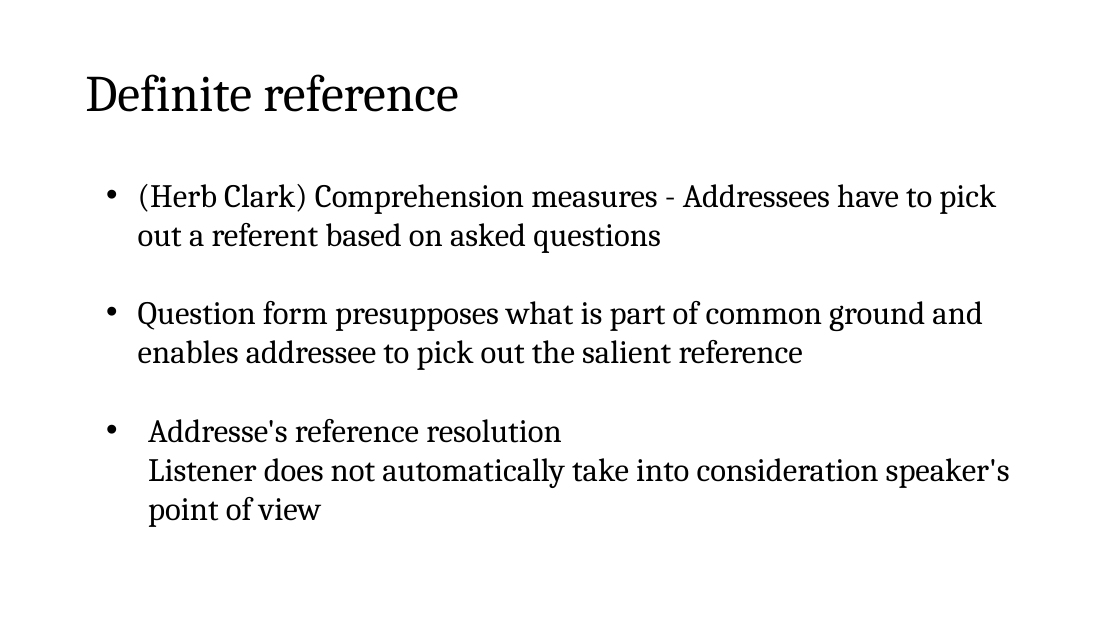
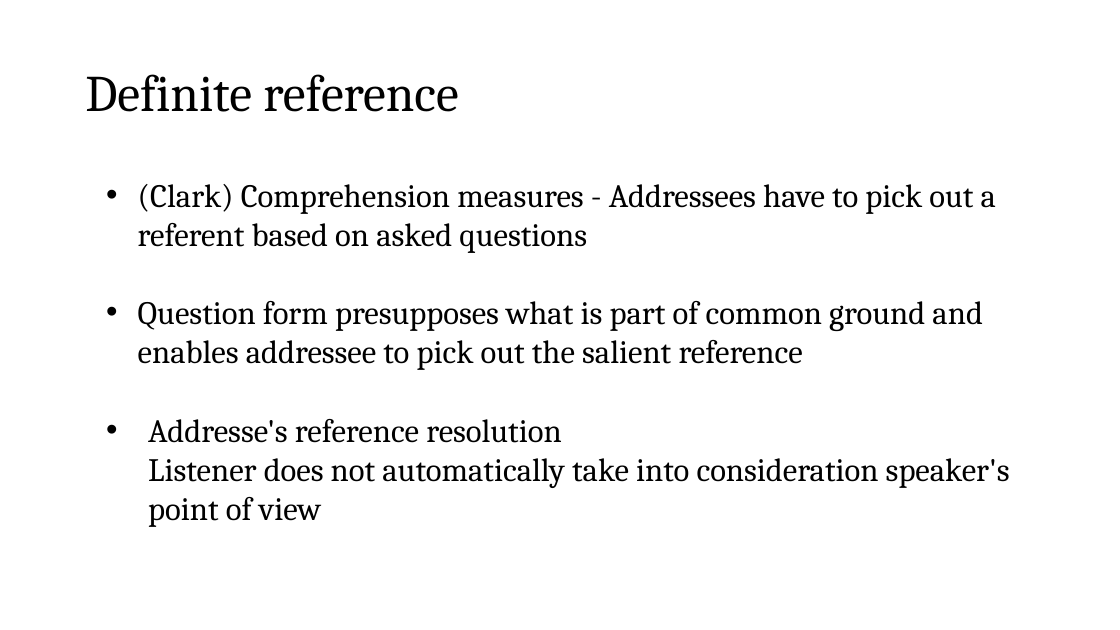
Before and after one commit to vini-macuch-silva/intro-to-psycholinguistics, a slide deck: slide 19 of materials/S02/Slides-S02.pptx (slide 17 before the commit). Drawn at 1120x630 pixels with LibreOffice and Linux fonts; fonts in the diff are those of the drawing. Boxes give left, top, right and bottom in pixels: in the first picture for what was removed or moved away, otherwise in the second. Text is boxed around its words. In the diff, an @@ line names an element or a change of style, - is before the commit and + after.

```diff
--- a/materials/S02/Slides-S02.pptx
+++ b/materials/S02/Slides-S02.pptx
@@ text at (138,184,996,253): text changed @@
-• (Herb Clark) Comprehension measures - Addressees have to pick out a referent based on asked questions
+• (Clark) Comprehension measures - Addressees have to pick out a referent based on asked questions
```
Also in this commit, not shown: 1 other slide changed, 2 slides added, 3 other files.
